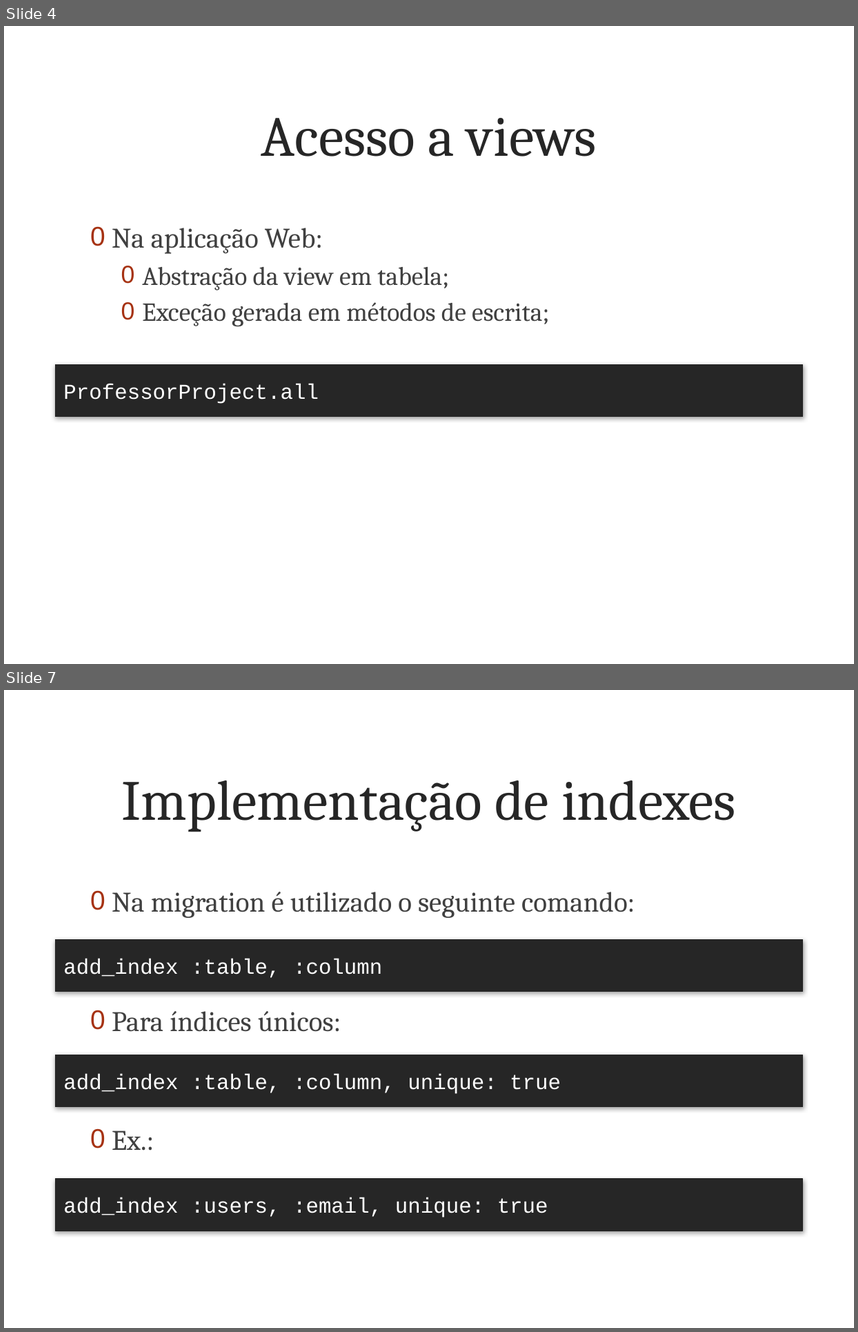
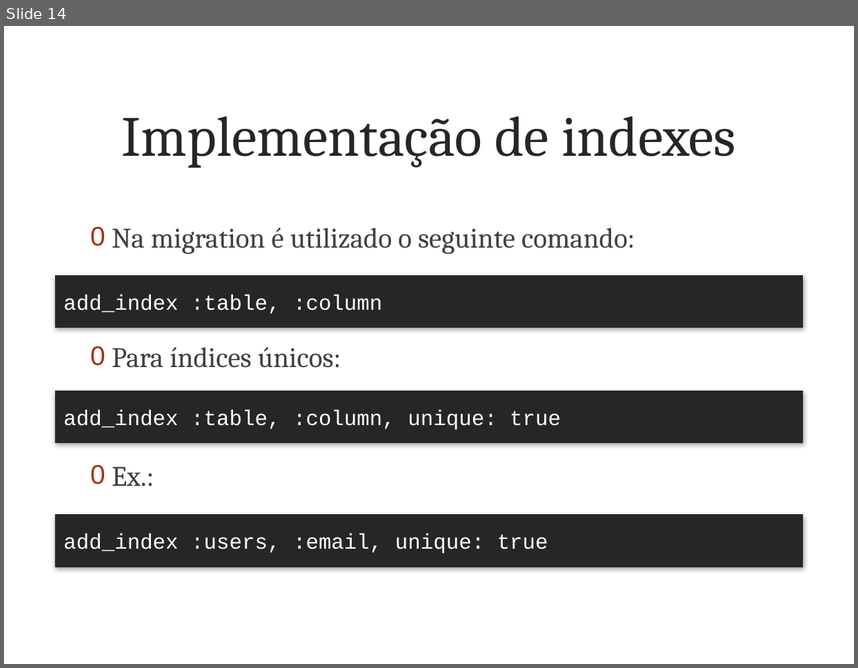
Before and after one commit to marcoafilho/my-last-project, a slide deck: doc/articles/part3/presentation.pptx. Shown one above the other, each under a label of ours: slides 4 and 7 before the commit, slide 14 after it; the slides between them are not shown. The pictures are 858x1332 and 858x668 pixels, drawn with LibreOffice and Linux fonts; fonts in the diff are those of the drawing; background and template pictures are left out. Boxes give left, top, right and bottom in pixels: in the first picture for what was removed or moved away, otherwise in the second. Text is boxed around its words. In the diff, an @@ line names an element or a change of style, - is before the commit and + after.

```diff
--- a/doc/articles/part3/presentation.pptx
+++ b/doc/articles/part3/presentation.pptx
@@ slide 4 removed at bbox=[4, 26, 854, 664], background picture (left out) @@
@@ title removed at bbox=[261, 118, 597, 156] @@
-Acesso a views
@@ text removed at bbox=[112, 227, 549, 327] @@
-0 Na aplicação Web:
-  0 Abstração da view em tabela;
-  0 Exceção gerada em métodos de escrita;
@@ rectangle removed at bbox=[55, 364, 802, 416] @@
-ProfessorProject.all
@@ what was slide 7 is now slide 14 @@
```
Also in this commit, not shown: 1 slide changed, 12 slides added, 4 other slides removed, 39 other files.
